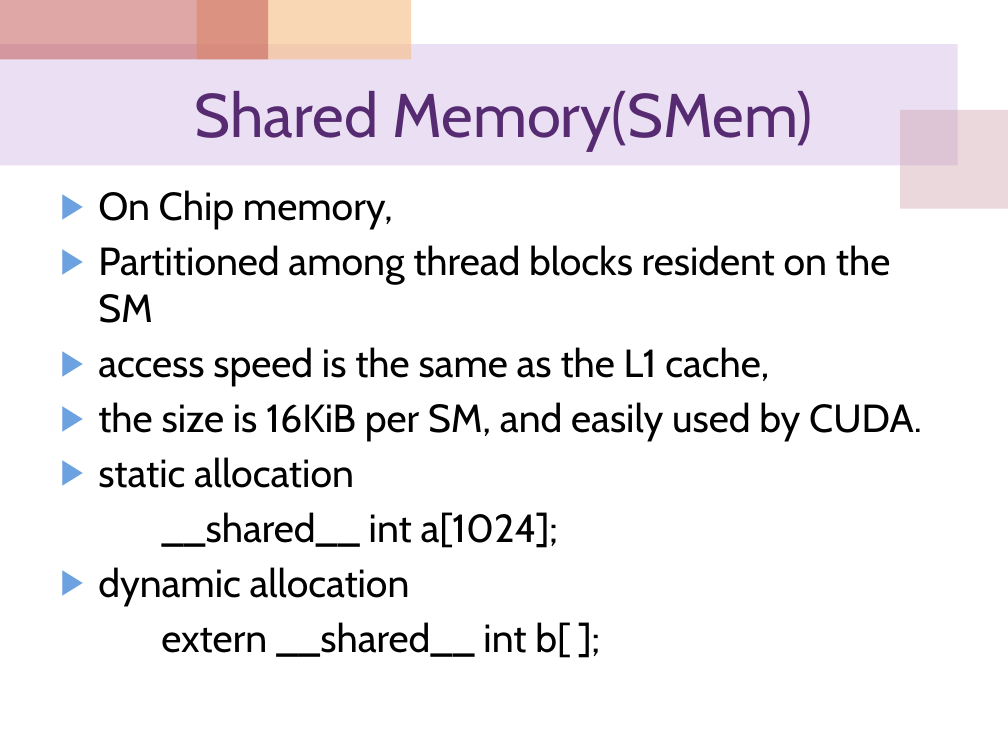
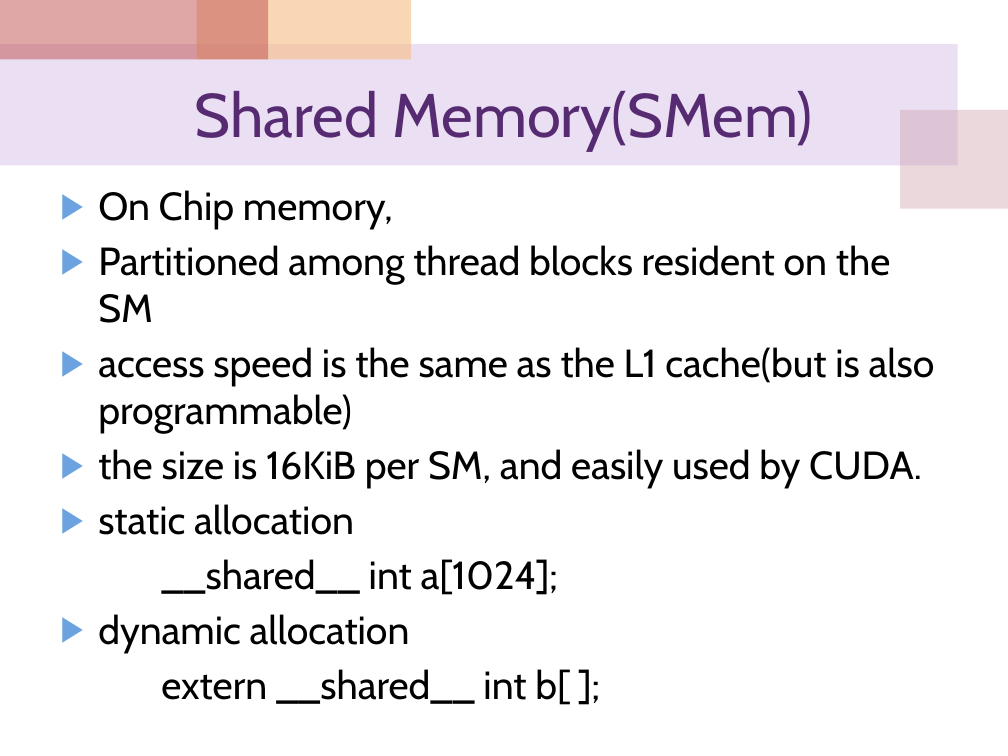
Before and after one commit to cocojk/major, a slide deck: slide 10 of gpu/EE817 Lecture 5 CUDA Memory Architecture.pptx. Drawn at 1008x756 pixels with LibreOffice and Linux fonts; fonts in the diff are those of the drawing. Boxes give left, top, right and bottom in pixels: in the first picture for what was removed or moved away, otherwise in the second. Text is boxed around its words. In the diff, an @@ line names an element or a change of style, - is before the commit and + after.

```diff
--- a/gpu/EE817 Lecture 5 CUDA Memory Architecture.pptx
+++ b/gpu/EE817 Lecture 5 CUDA Memory Architecture.pptx
@@ text at (98,347,935,434): text changed @@
-▶ access speed is the same as the L1 cache,
+▶ access speed is the same as the L1 cache(but is also programmable)
```
Also in this commit, not shown: 12 other slides changed, 6 slides added, 2 other files.
